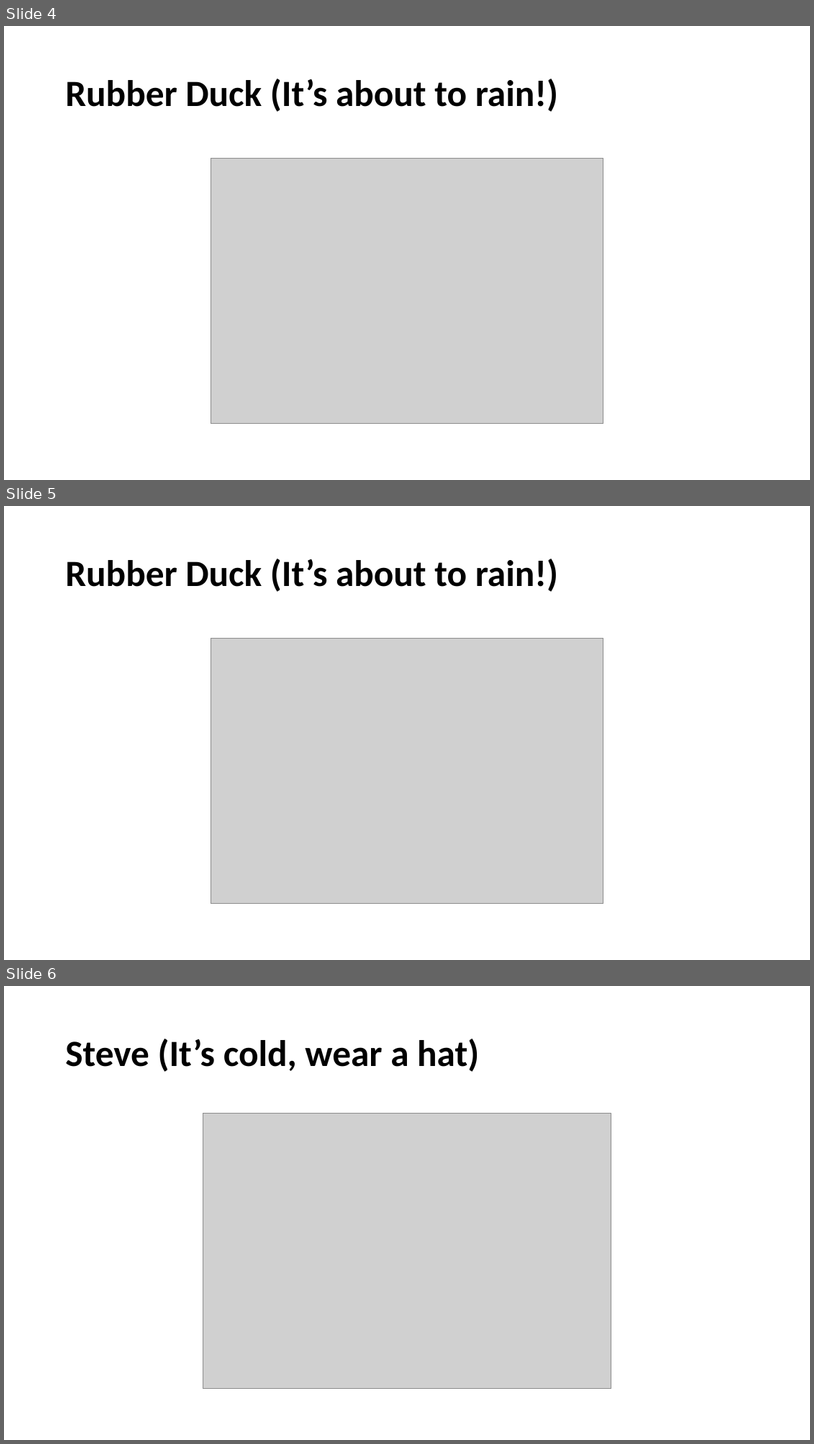
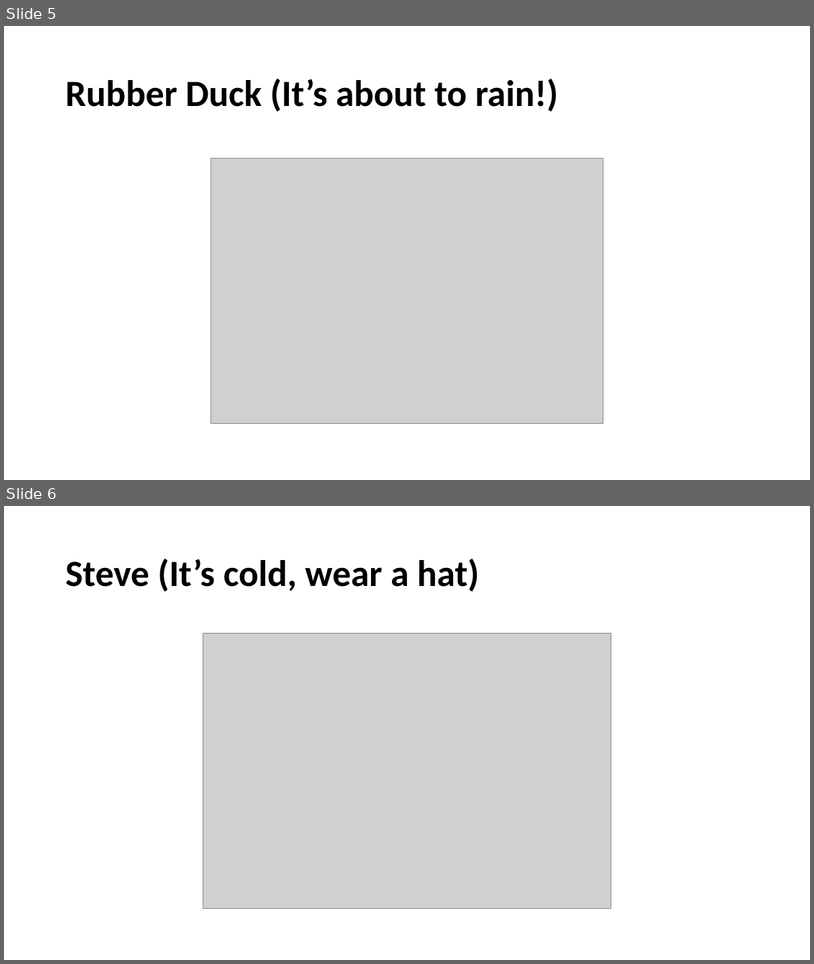
Before and after one commit to crivetimihai/Science-Hack-Day-2018, a slide deck: docs/pihack.pptx. Shown one above the other, each under a label of ours: slides 4, 5 and 6 before the commit, slides 5 and 6 after it. The pictures are 814x1444 and 814x964 pixels, drawn with LibreOffice and Linux fonts; fonts in the diff are those of the drawing; grey boxes stand for pictures. Boxes give left, top, right and bottom in pixels: in the first picture for what was removed or moved away, otherwise in the second. Text is boxed around its words. In the diff, an @@ line names an element or a change of style, - is before the commit and + after.

```diff
--- a/docs/pihack.pptx
+++ b/docs/pihack.pptx
@@ slide 5 removed at [4, 506, 810, 960], background #FFFFFF @@
@@ title removed at [65, 559, 558, 592] @@
-Rubber Duck (It’s about to rain!)
@@ picture removed at [211, 638, 604, 903] @@
@@ what was slide 4 is now slide 5 @@
```
Also in this commit, not shown: 1 slide added.
